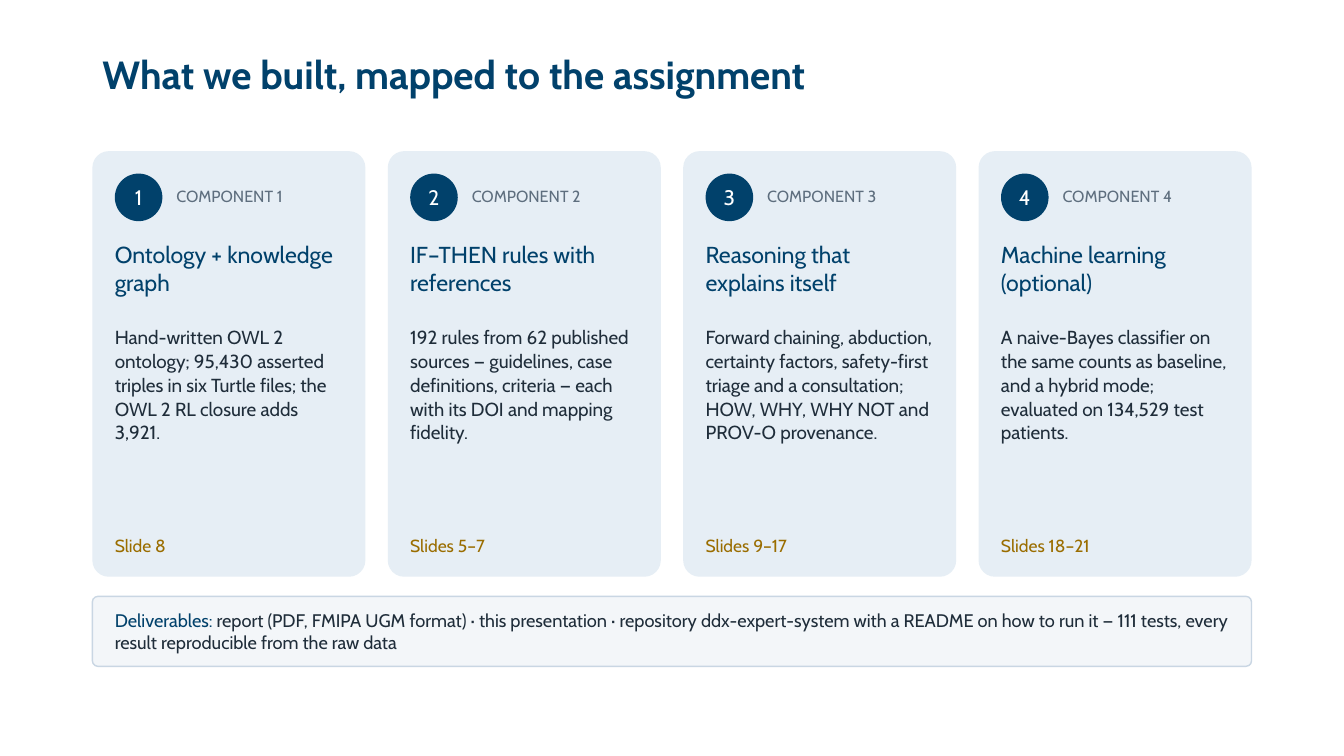
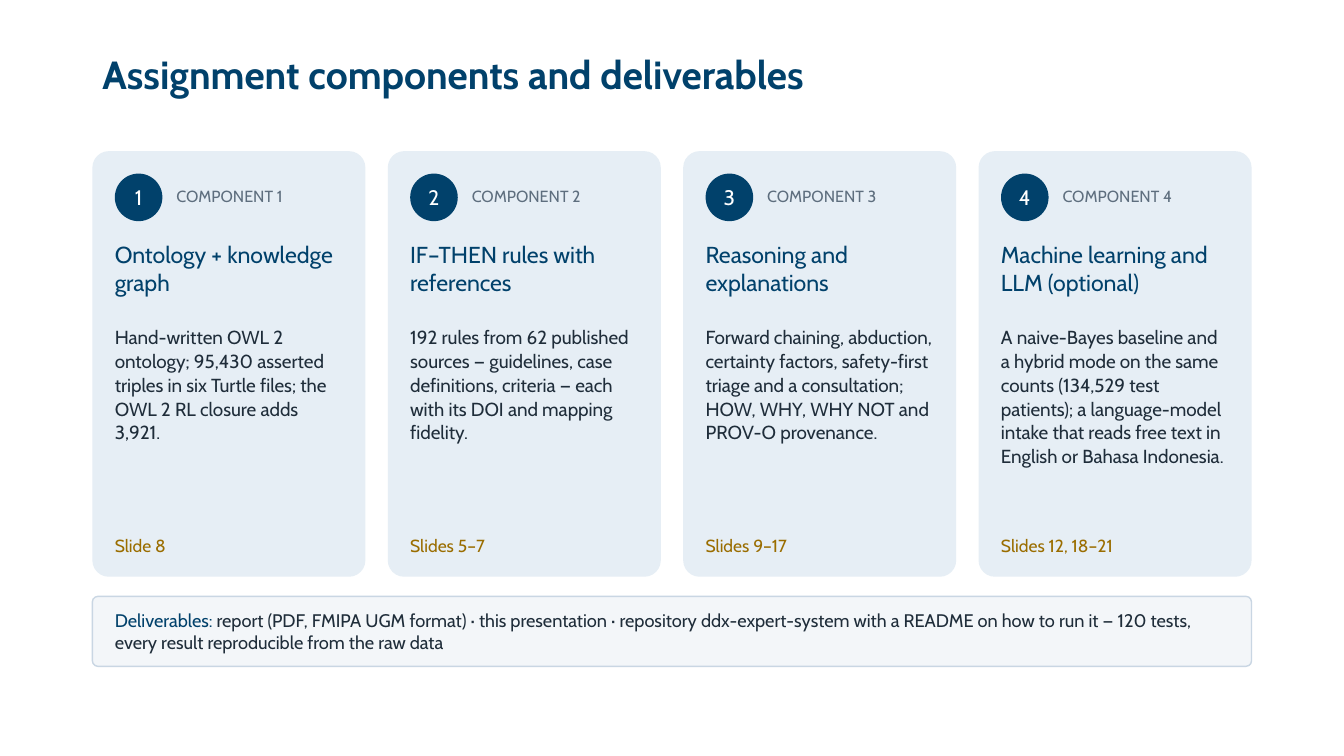
Before and after one commit to zidanarsyad/ddx-expert-system, a slide deck: slide 2 of docs/slides.pptx. Drawn at 1344x756 pixels with LibreOffice and Linux fonts; fonts in the diff are those of the drawing; background and template pictures are left out. Boxes give left, top, right and bottom in pixels: in the first picture for what was removed or moved away, otherwise in the second. Text is boxed around its words. In the diff, an @@ line names an element or a change of style, - is before the commit and + after.

```diff
--- a/docs/slides.pptx
+++ b/docs/slides.pptx
@@ title at [102, 59, 803, 99]: text changed @@
-What we built, mapped to the assignment
+Assignment components and deliverables
@@ text at [706, 245, 848, 297]: text changed @@
-Reasoning that explains itself
+Reasoning and explanations
@@ text at [1001, 245, 1208, 297]: text changed @@
-Machine learning (optional)
+Machine learning and LLM (optional)
@@ text at [1001, 330, 1224, 468]: text changed @@
-A naive-Bayes classifier on the same counts as baseline, and a hybrid mode; evaluated on 134,529 test patients.
+A naive-Bayes baseline and a hybrid mode on the same counts (134,529 test patients); a language-model intake that reads free text in English or Bahasa Indonesia.
@@ text at [1001, 539, 1113, 554]: text changed @@
-Slides 18–21
+Slides 12, 18–21
@@ text at [115, 613, 1191, 654]: text changed @@
-Deliverables: report (PDF, FMIPA UGM format) · this presentation · repository ddx-expert-system with a README on how to run it — 111 tests, every result reproducible from the raw data
+Deliverables: report (PDF, FMIPA UGM format) · this presentation · repository ddx-expert-system with a README on how to run it — 120 tests, every result reproducible from the raw data
```
Also in this commit, not shown: 14 other slides changed, 27 other files.
